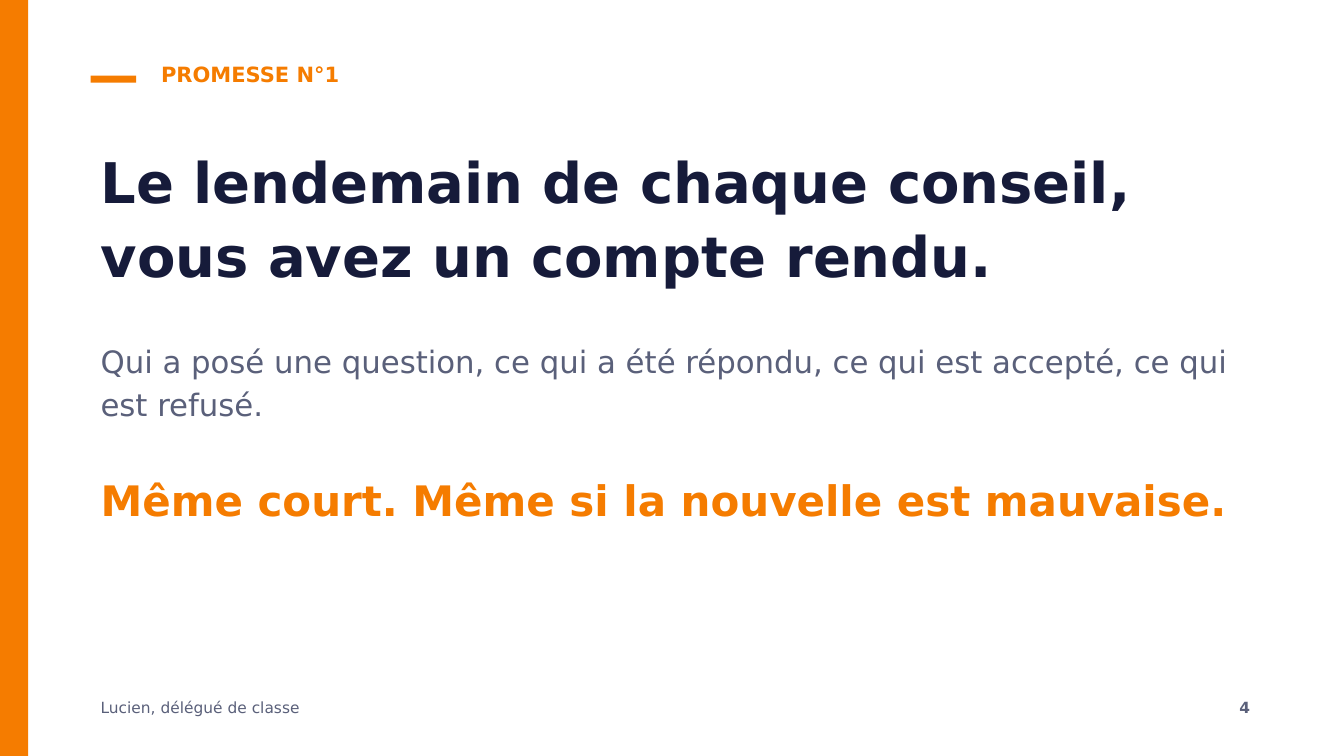
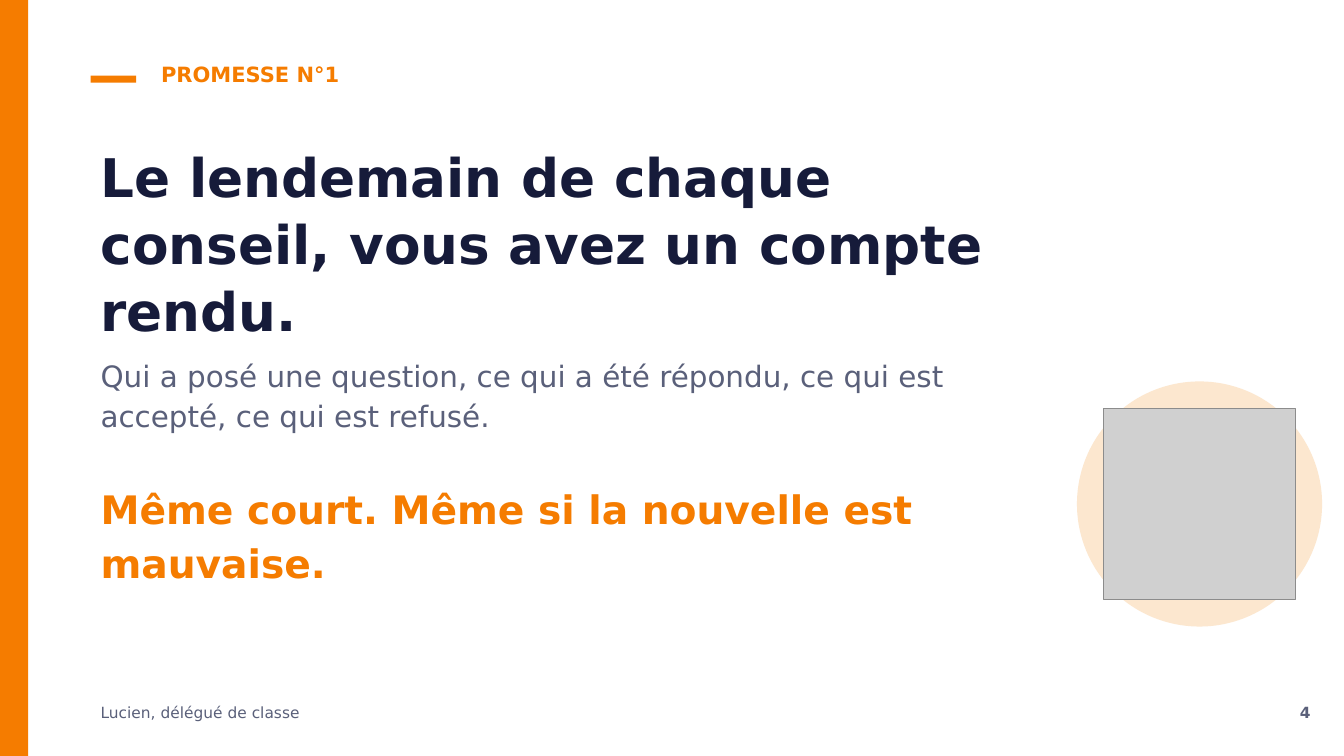
Before and after one commit to lucien-cmd/perso, a slide deck: slide 4 of campagne-delegue-lucien.pptx. Drawn at 1344x756 pixels with LibreOffice and Linux fonts; fonts in the diff are those of the drawing; grey boxes stand for pictures. Boxes give left, top, right and bottom in pixels: in the first picture for what was removed or moved away, otherwise in the second. Text is boxed around its words. In the diff, an @@ line names an element or a change of style, - is before the commit and + after.

Commit message:
docs: ajoute une icône illustrative sur chaque diapositive (OpenMoji)

```diff
--- a/campagne-delegue-lucien.pptx
+++ b/campagne-delegue-lucien.pptx
@@ text "Le lendemain de chaque conseil, ..." at (x1=101, y1=156, x2=982, y2=332): size 40 to 38 pt; line spacing 1.1 to 1.05 @@
@@ text "Qui a posé une question, ..." moved from (x1=101, y1=348, x2=1227, y2=517) to (x1=101, y1=363, x2=943, y2=579) @@
@@ text "Qui a posé une question, ..." at (x1=101, y1=363, x2=943, y2=579): size 22 to 21 pt in "Qui a posé une question, ce qui ..."; size 30 to 28 pt in "Même court. Même si la nouvelle est ..." @@
@@ ellipse added at (x1=1077, y1=381, x2=1322, y2=626), fill #FCE7CF @@
@@ picture added at (x1=1104, y1=408, x2=1296, y2=600) @@
@@ text "Lucien, délégué de classe" moved from (x1=101, y1=700, x2=300, y2=716) to (x1=101, y1=705, x2=300, y2=721) @@
@@ text "4" moved from (x1=1239, y1=702, x2=1250, y2=713) to (x1=1300, y1=707, x2=1311, y2=718) @@
```
Also in this commit, not shown: 7 other slides changed, 2 other files.
